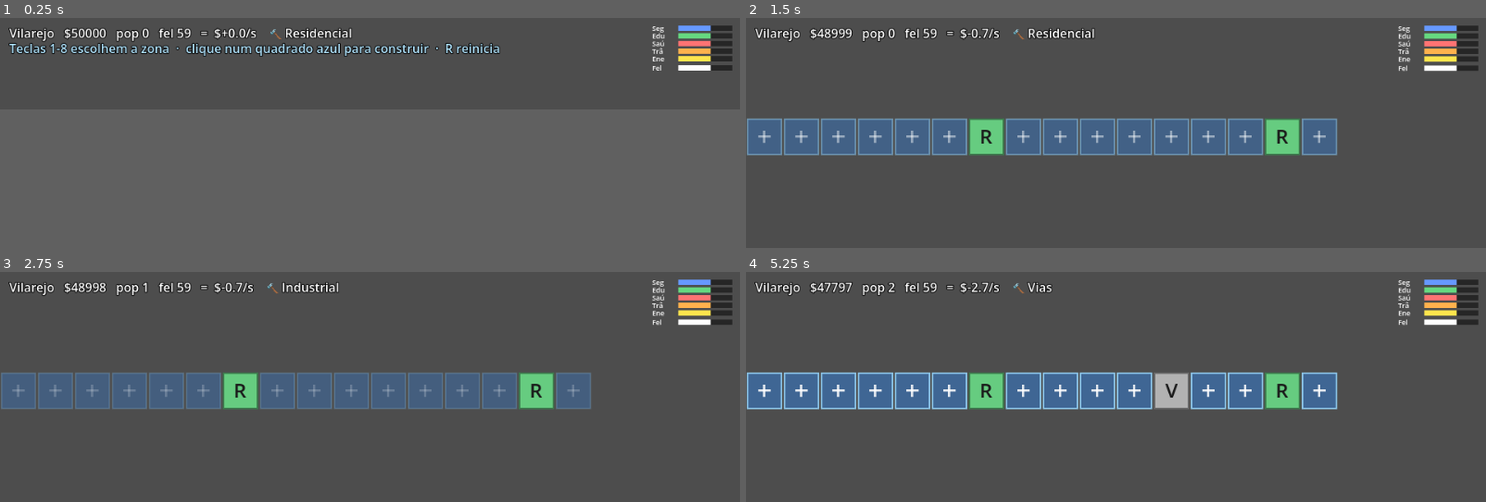
Above: before the commit, frames 1-4 (two rows, left to right).
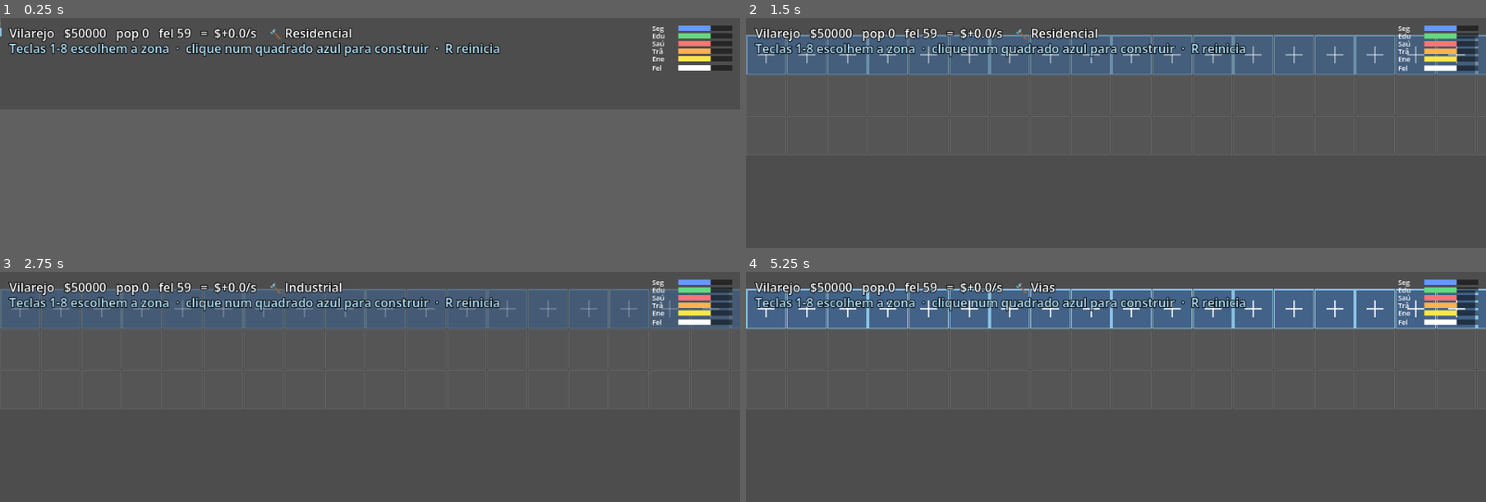
Above: after the commit, the same moments.

Repository: andrewsmedina/yourcity
Game: Godot game, scene res://scenes/main.tscn
The game is run twice, just before and just after one commit, with the same random seed, the same clock (stepped at 60 frames per second) and the same inputs.
Inputs (mouse positions are in pixels of both pictures, inside the frame that each line leads up to):
- Up to frame 1 (0.25 s): no input
- Up to frame 2 (1.5 s): tap Enter at 0.5 s; move the mouse to (1278, 59) at 0.52 s; tap 1 at 0.6 s; click (1278, 59) at 0.67 s; tap Space at 0.77, 1.25 s; drag from (968, 68) to (1079, 82) at 1.27 s
- Up to frame 3 (2.75 s): move the mouse to (444, 297) at 2.02 s; tap 3 at 2.1 s; click (444, 297) at 2.17 s
- Up to frame 4 (5.25 s): drag from (1079, 336) to (894, 304) at 2.77 s; move the mouse to (1338, 331) at 3.52 s; tap 5 at 3.6 s; click (1338, 331) at 3.67 s; tap Space at 3.77 s; drag from (894, 304) to (1005, 295) at 4.27 s; tap Enter at 5 s; move the mouse to (1153, 318) at 5.02 s; tap 7 at 5.1 s; click (1153, 318) at 5.17 s

The runs differ from the first frame. In frame 1, less than 0.1% of the frame differs, in the area x 0-1%, y 2-9%; in frame 2, 29%; in frame 3, 28%; in frame 4, 29%, in the area x 0-100%, y 4-60%.

Commit message:
Make the map a 30x3 grid of lots
Replace the single row with a 30-column, 3-row grid (90 lots). One row is
unlocked to start; the rest open with population (locked lots shown dimmed).
BuildOverlay draws the grid below a top HUD strip; main maps clicks to
column+row. More slots, bigger city.

Co-Authored-By: Claude Opus 4.8 (1M context) <noreply@anthropic.com>

Diff:
--- a/scripts/build_overlay.gd
+++ b/scripts/build_overlay.gd
@@ -1,12 +1,12 @@
 extends Control
 
-## Build grid (#16, #34). Each slot is a square the size of the "+" marker:
-## empty lots show a pulsing "+", built lots show a colored square with the
-## zone's first letter (R/C/I/D/E/H/V/U). Drawn on its own CanvasLayer so it
-## stays crisp and readable regardless of the day/night tint. Clicks are handled
-## in main._input (GUI hit-testing is unreliable in this macOS borderless window).
+## Build grid (#16, #34): a GRID_COLS x GRID_ROWS grid of square lots. Empty
+## unlocked lots show a pulsing "+", built lots show a colored square with the
+## zone's first letter, locked lots are dimmed. Drawn on its own CanvasLayer so
+## it stays crisp regardless of the day/night tint. Clicks are handled in
+## main._input (GUI hit-testing is unreliable in this macOS borderless window).
 
-const PIXEL_SCALE := 3
+const GRID_TOP := 22.0  # leave room for the HUD line at the top
 
 const ZONE_COLOR := {
 	CitySim.Zone.RESIDENTIAL: Color(0.40, 0.80, 0.50),
@@ -19,14 +19,12 @@
 	CitySim.Zone.POWER: Color(0.60, 1.00, 0.50),
 }
 
-var _tile_px := 0
 var _t := 0.0
 var _font: Font
 
 func _ready() -> void:
 	set_anchors_preset(Control.PRESET_FULL_RECT)
 	mouse_filter = Control.MOUSE_FILTER_IGNORE
-	_tile_px = CityTiles.TILE * PIXEL_SCALE
 	_font = ThemeDB.fallback_font
 	City.city_changed.connect(queue_redraw)
 
@@ -34,31 +32,42 @@
 	_t += delta
 	queue_redraw()
 
+## Square tile size that fits GRID_ROWS rows below the HUD line.
+func tile_size() -> float:
+	return (size.y - GRID_TOP) / CitySim.GRID_ROWS
+
 func _draw() -> void:
 	var sim := City.sim
-	var h := size.y
+	var tile := tile_size()
 	var pulse := 0.55 + 0.35 * sin(_t * 4.0)
-	for i in sim.slots.size():
-		var rect := Rect2(i * _tile_px + 2, h - _tile_px, _tile_px - 4, _tile_px - 2)
-		var zone = sim.slots[i]
-		if zone == null:
-			_draw_empty_lot(rect, pulse)
+	for i in CitySim.MAX_SLOTS:
+		var col := i % CitySim.GRID_COLS
+		var row := i / CitySim.GRID_COLS
+		var rect := Rect2(col * tile + 1.0, GRID_TOP + row * tile + 1.0, tile - 2.0, tile - 2.0)
+		if i >= sim.slots.size():
+			_draw_locked(rect)  # not yet unlocked
+		elif sim.slots[i] == null:
+			_draw_empty(rect, pulse)
 		else:
-			_draw_building(rect, zone)
+			_draw_building(rect, sim.slots[i], tile)
 
-func _draw_empty_lot(rect: Rect2, pulse: float) -> void:
-	draw_rect(rect, Color(0.2, 0.5, 0.85, 0.30 + 0.25 * pulse), true)
-	draw_rect(rect, Color(0.6, 0.85, 1.0, pulse), false, 2.0)
+func _draw_locked(rect: Rect2) -> void:
+	draw_rect(rect, Color(1, 1, 1, 0.05), true)
+	draw_rect(rect, Color(1, 1, 1, 0.10), false, 1.0)
+
+func _draw_empty(rect: Rect2, pulse: float) -> void:
+	draw_rect(rect, Color(0.2, 0.5, 0.85, 0.25 + 0.20 * pulse), true)
+	draw_rect(rect, Color(0.6, 0.85, 1.0, pulse), false, 1.5)
 	var c := rect.get_center()
-	draw_line(c - Vector2(8, 0), c + Vector2(8, 0), Color(1, 1, 1, pulse), 3.0)
-	draw_line(c - Vector2(0, 8), c + Vector2(0, 8), Color(1, 1, 1, pulse), 3.0)
+	var s := rect.size.x * 0.22
+	draw_line(c - Vector2(s, 0), c + Vector2(s, 0), Color(1, 1, 1, pulse), 2.0)
+	draw_line(c - Vector2(0, s), c + Vector2(0, s), Color(1, 1, 1, pulse), 2.0)
 
-func _draw_building(rect: Rect2, zone: int) -> void:
+func _draw_building(rect: Rect2, zone: int, tile: float) -> void:
 	var color: Color = ZONE_COLOR[zone]
 	draw_rect(rect, color, true)
-	draw_rect(rect, color.darkened(0.4), false, 2.0)
+	draw_rect(rect, color.darkened(0.4), false, 1.5)
 	var letter: String = CitySim.ZONE_NAME[zone].substr(0, 1)
-	var font_size := 26
-	var baseline := rect.get_center() + Vector2(0, font_size * 0.35)
-	draw_string(_font, Vector2(rect.position.x, baseline.y), letter,
-		HORIZONTAL_ALIGNMENT_CENTER, rect.size.x, font_size, Color(0.1, 0.1, 0.1))
+	var font_size := int(tile * 0.6)
+	draw_string(_font, Vector2(rect.position.x, rect.get_center().y + font_size * 0.35),
+		letter, HORIZONTAL_ALIGNMENT_CENTER, rect.size.x, font_size, Color(0.1, 0.1, 0.1))
--- a/scripts/main.gd
+++ b/scripts/main.gd
@@ -8,7 +8,7 @@
 ##   C           — force a Crime crisis (debug)
 ##   R           — reset to a fresh city (debug / recovery)
 
-const _TILE_PX := 48  # CityTiles.TILE(16) * skyline PIXEL_SCALE(3)
+const _GRID_TOP := 22.0  # must match BuildOverlay.GRID_TOP
 
 const _ZONE_KEYS := {
 	KEY_1: CitySim.Zone.RESIDENTIAL,
@@ -26,15 +26,20 @@
 
 func _input(event: InputEvent) -> void:
 	if event is InputEventMouseButton and event.pressed and event.button_index == MOUSE_BUTTON_LEFT:
-		_build_at(event.position.x)
+		_build_at(event.position)
 	elif event is InputEventKey and event.pressed:
 		_handle_key(event.keycode)
 
-func _build_at(x: float) -> void:
+func _build_at(pos: Vector2) -> void:
 	if not City.sim.active_crises().is_empty():
 		return  # leave clicks for the crisis flow while one is active
-	var slot := int(x / _TILE_PX)
-	if slot < 0 or slot >= City.sim.slots.size() or City.sim.slots[slot] != null:
+	var tile := (get_viewport_rect().size.y - _GRID_TOP) / CitySim.GRID_ROWS
+	var col := int(pos.x / tile)
+	var row := int((pos.y - _GRID_TOP) / tile)
+	if col < 0 or col >= CitySim.GRID_COLS or row < 0 or row >= CitySim.GRID_ROWS:
+		return
+	var slot := row * CitySim.GRID_COLS + col
+	if slot >= City.sim.slots.size() or City.sim.slots[slot] != null:
 		return
 	City.build(City.selected_zone, slot)
 
--- a/scripts/sim/city_sim.gd
+++ b/scripts/sim/city_sim.gd
@@ -85,8 +85,13 @@
 }
 const MONTH := 30.0  # seconds per in-game month
 
-const BASE_SLOTS := 16
-const POP_PER_SLOT := 100.0
+# Build grid: 30 columns x 3 rows. Starts with one row unlocked; the rest open
+# up as population grows.
+const GRID_COLS := 30
+const GRID_ROWS := 3
+const MAX_SLOTS := GRID_COLS * GRID_ROWS  # 90
+const BASE_SLOTS := 30
+const POP_PER_SLOT := 50.0
 
 # Which phase unlocks each zone (#39). Basics from the start; the rest as the
 # city grows.
@@ -184,9 +189,9 @@
 	_sync_slots()
 	_recompute_rates()
 
-## Number of slots currently available to build on.
+## Number of slots currently available to build on (capped at the grid size).
 func unlocked_slots() -> int:
-	return BASE_SLOTS + int(population / POP_PER_SLOT)
+	return mini(MAX_SLOTS, BASE_SLOTS + int(population / POP_PER_SLOT))
 
 ## Current city phase, derived from population (#38).
 func phase() -> Phase:
